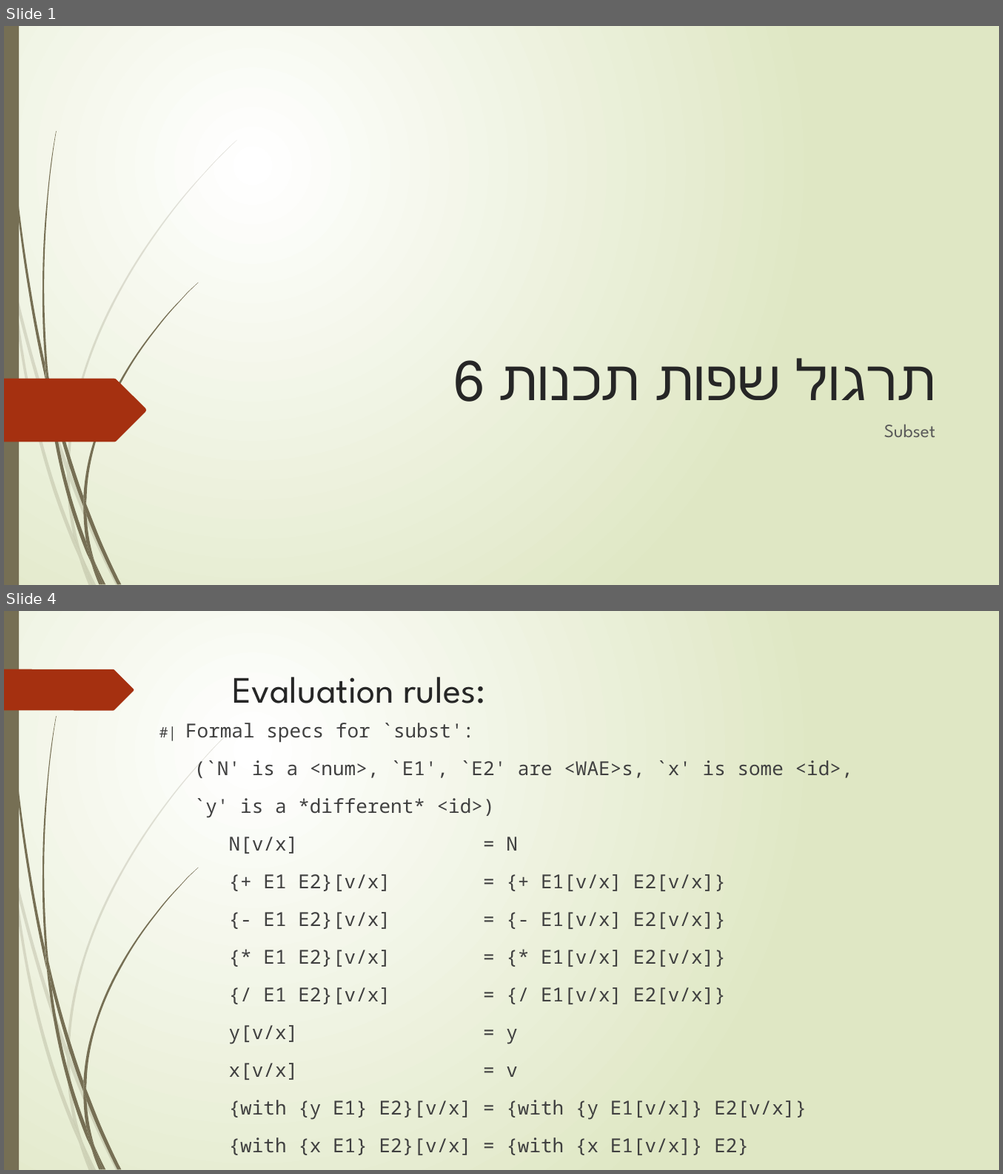
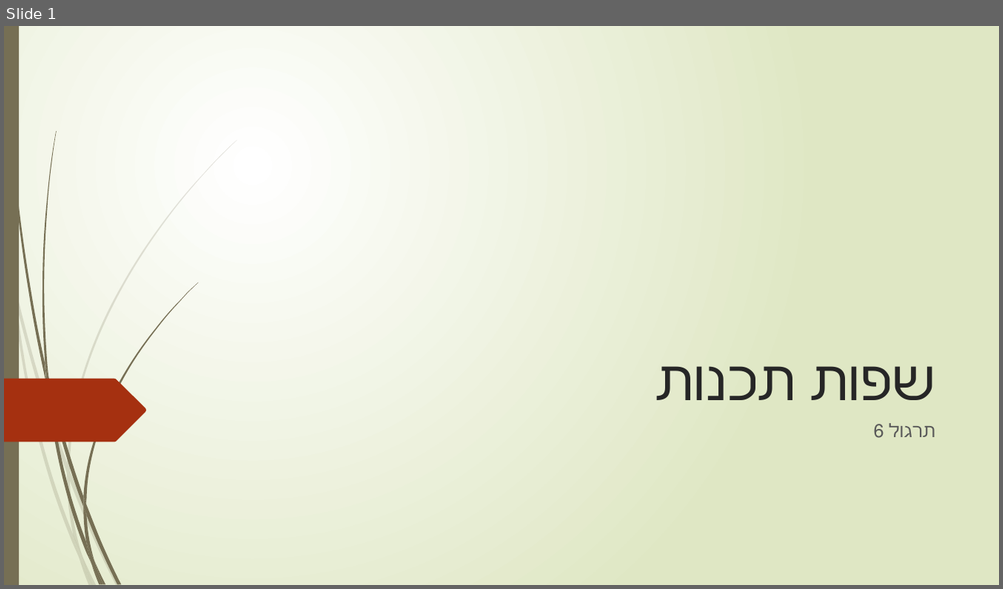
Before and after one commit to TimSorensen10/Racket-Course, a slide deck: Ppt/תרגול 6.pptx. Shown one above the other, each under a label of ours: slides 1 and 4 before the commit, slide 1 after it; the slides between them are not shown. The pictures are 1003x1174 and 1003x589 pixels, drawn with LibreOffice and Linux fonts; fonts in the diff are those of the drawing. Boxes give left, top, right and bottom in pixels: in the first picture for what was removed or moved away, otherwise in the second. Text is boxed around its words. In the diff, an @@ line names an element or a change of style, - is before the commit and + after.

```diff
--- a/Ppt/תרגול 6.pptx
+++ b/Ppt/תרגול 6.pptx
@@ slide 4 removed at (4, 611, 999, 1170), background gradient #FFFFFF to #DFE8C4; not listed: 23 template elements that a slide beside it also shows @@
@@ freeform shape removed at (4, 669, 134, 710) @@
@@ title removed at (232, 677, 486, 703) @@
-Evaluation rules:
@@ text removed at (185, 723, 853, 1156) @@
-#| Formal specs for `subst':
-(`N' is a <num>, `E1', `E2' are <WAE>s, `x' is some <id>,
-`y' is a *different* <id>)
-N[v/x] = N
-{+ E1 E2}[v/x] = {+ E1[v/x] E2[v/x]}
-{- E1 E2}[v/x] = {- E1[v/x] E2[v/x]}
-{* E1 E2}[v/x] = {* E1[v/x] E2[v/x]}
-{/ E1 E2}[v/x] = {/ E1[v/x] E2[v/x]}
-y[v/x] = y
-x[v/x] = v
-{with {y E1} E2}[v/x] = {with {y E1[v/x]} E2[v/x]}
-{with {x E1} E2}[v/x] = {with {x E1[v/x]} E2}
-|#
@@ slide 1 changed as well @@
@@ title at (810, 366, 936, 400): text changed; font League Spartan to Times New Roman @@
-תרגול שפות תכנות 6
+שפות תכנות
@@ subtitle at (888, 423, 935, 437): text changed; font League Spartan to Times New Roman @@
-Subset
+תרגול 6
```
Also in this commit, not shown: 10 slides added, 7 other slides removed, 4 other files.
